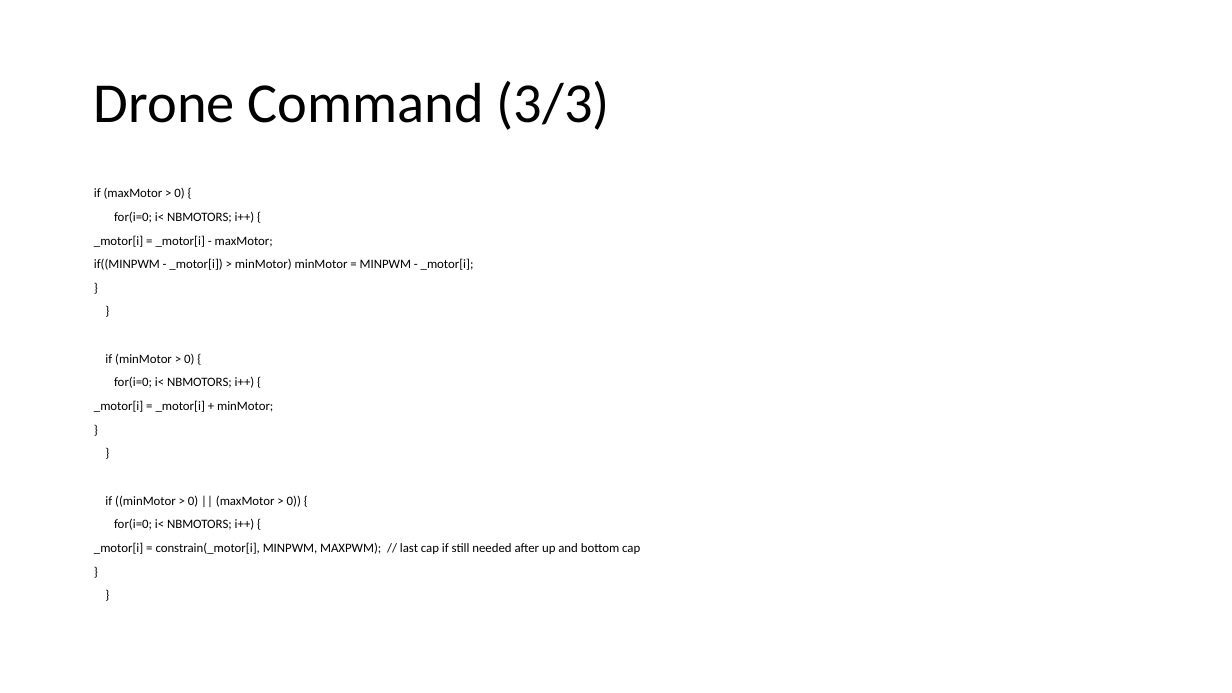
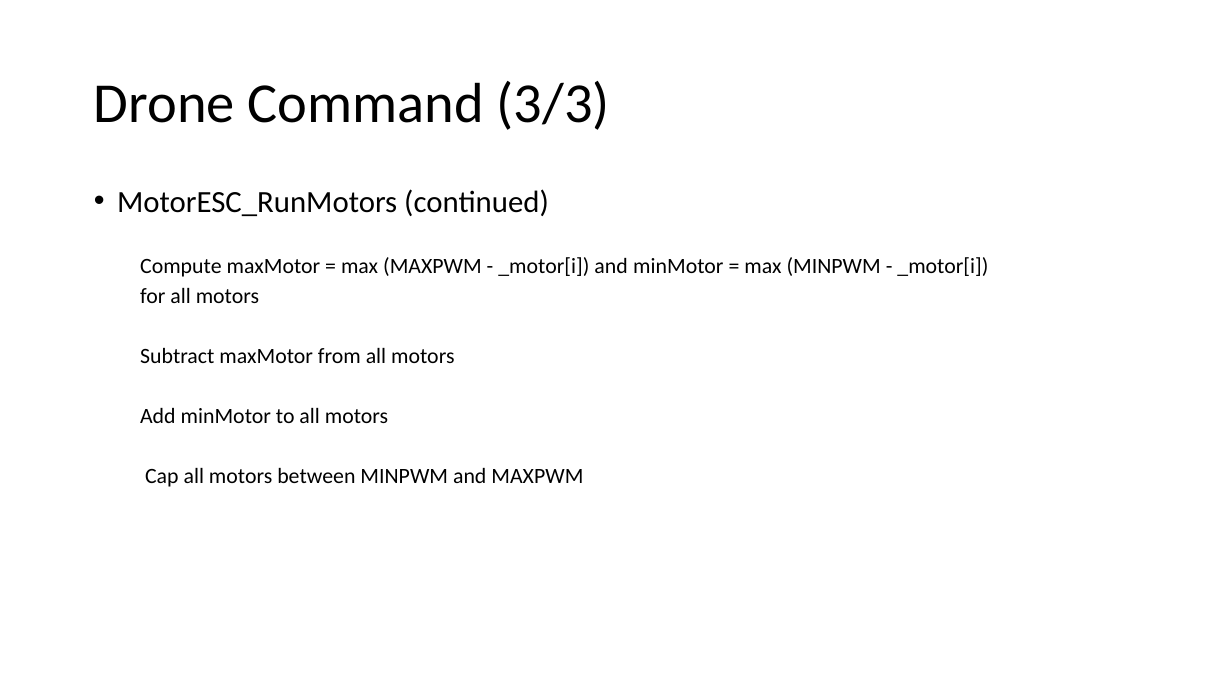
Before and after one commit to RobotEdh/RobotMicroControl, a slide deck: slide 9 of libraries/Diagramm Drone.pptx. Drawn at 1232x693 pixels with LibreOffice and Linux fonts; fonts in the diff are those of the drawing. Boxes give left, top, right and bottom in pixels: in the first picture for what was removed or moved away, otherwise in the second. Text is boxed around its words. In the diff, an @@ line names an element or a change of style, - is before the commit and + after.

Commit message:
doc update

```diff
--- a/libraries/Diagramm Drone.pptx
+++ b/libraries/Diagramm Drone.pptx
@@ text at <box>117,189,988,487</box>: text changed; size 10 to 17 pt @@
-if (maxMotor > 0) {
-for(i=0; i< NBMOTORS; i++) {
-_motor[i] = _motor[i] - maxMotor;
-if((MINPWM - _motor[i]) > minMotor) minMotor = MINPWM - _motor[i];
-}
-}
-if (minMotor > 0) {
-for(i=0; i< NBMOTORS; i++) {
-_motor[i] = _motor[i] + minMotor;
-}
-}
-if ((minMotor > 0) || (maxMotor > 0)) {
-for(i=0; i< NBMOTORS; i++) {
-_motor[i] = constrain(_motor[i], MINPWM, MAXPWM); // last cap if still needed after up and bottom cap
-}
-}
+• MotorESC_RunMotors (continued)
+  Compute maxMotor = max (MAXPWM - _motor[i]) and minMotor = max (MINPWM - _motor[i])
+  for all motors
+  Subtract maxMotor from all motors
+  Add minMotor to all motors
+  Cap all motors between MINPWM and MAXPWM
```
Also in this commit, not shown: 3 other slides changed, 1 slide removed.
